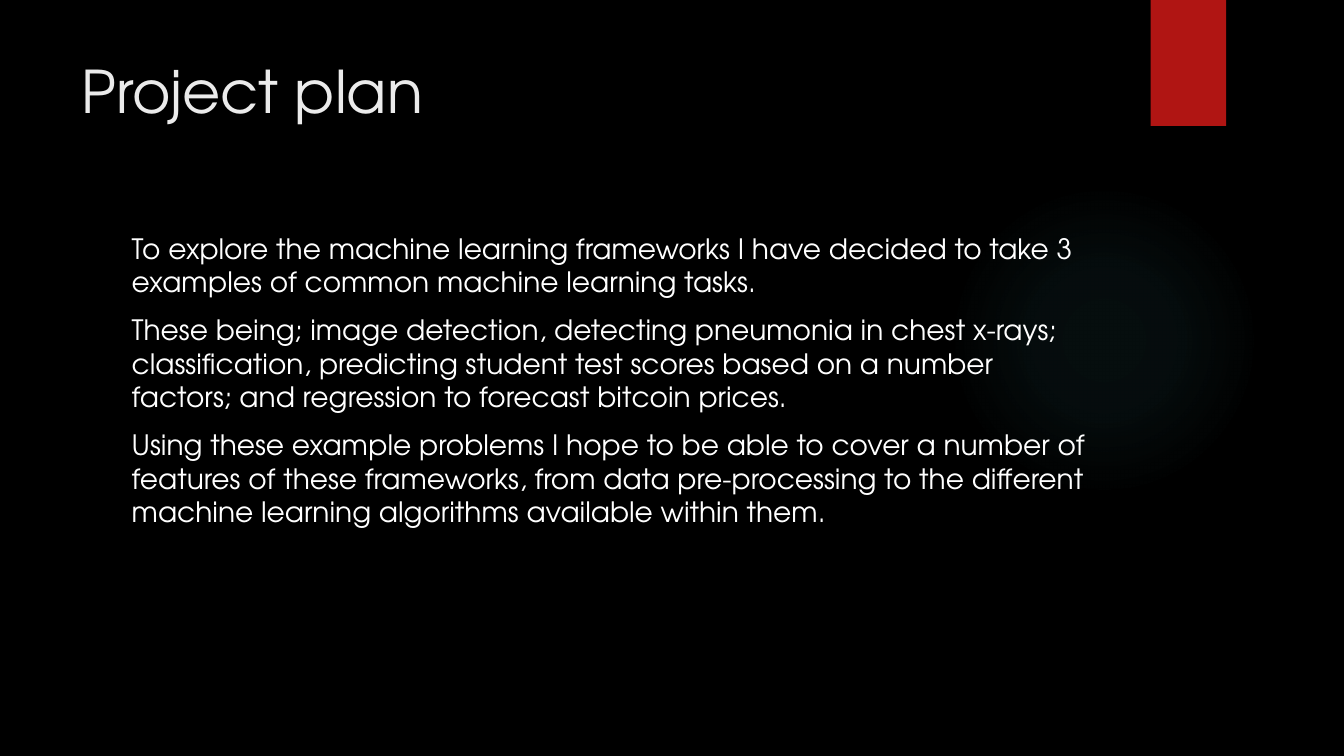
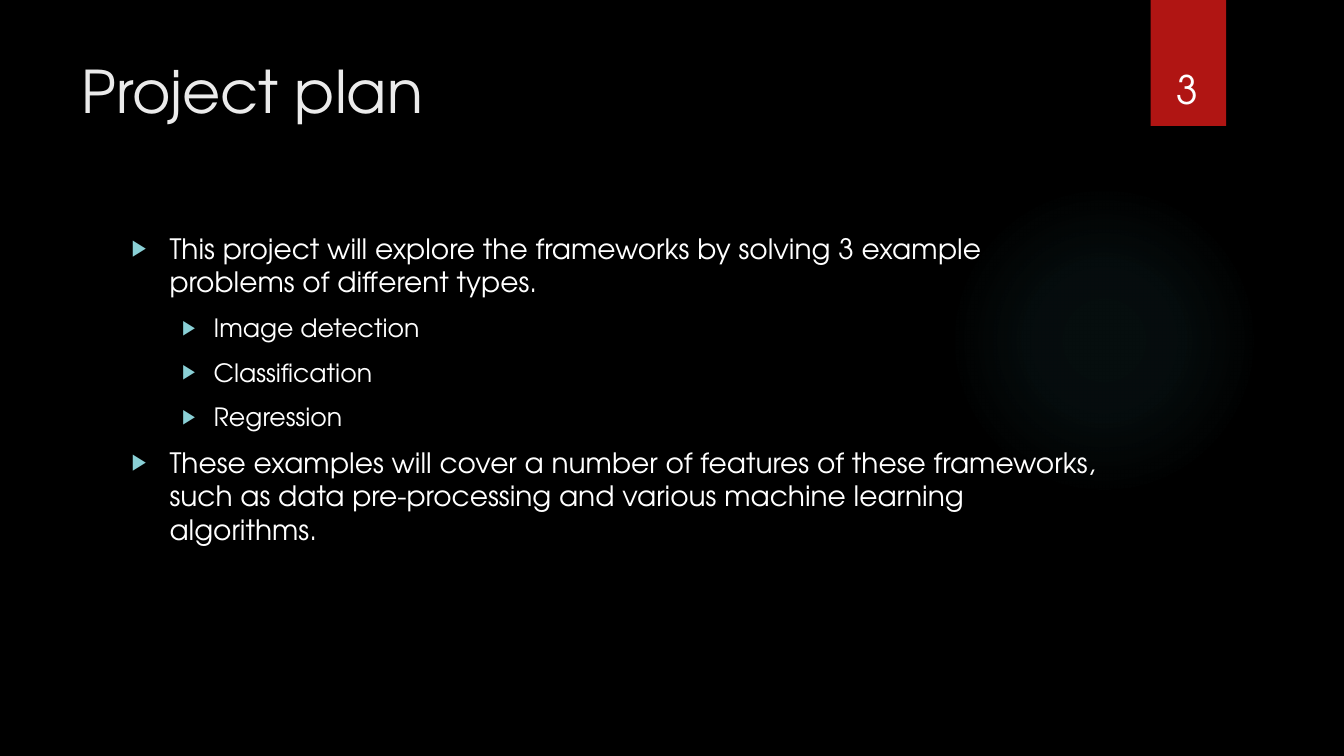
Before and after one commit to BladesOfBaconIV/finalYearProject, a slide deck: slide 3 of documents/interim-presentation/Machine Learning Using Python Frameworks.pptx. Drawn at 1344x756 pixels with LibreOffice and Linux fonts; fonts in the diff are those of the drawing; background and template pictures are left out. Boxes give left, top, right and bottom in pixels: in the first picture for what was removed or moved away, otherwise in the second. Text is boxed around its words. In the diff, an @@ line names an element or a change of style, - is before the commit and + after.

Commit message:
Final version of presentation

```diff
--- a/documents/interim-presentation/Machine Learning Using Python Frameworks.pptx
+++ b/documents/interim-presentation/Machine Learning Using Python Frameworks.pptx
@@ page number added at (1177,74,1199,105), 28 pt, text #FFFFFF @@
+3
@@ text at (170,238,1096,546): text changed @@
-To explore the machine learning frameworks I have decided to take 3 examples of common machine learning tasks.
-These being; image detection, detecting pneumonia in chest x-rays; classification, predicting student test scores based on a number factors; and regression to forecast bitcoin prices.
-Using these example problems I hope to be able to cover a number of features of these frameworks, from data pre-processing to the different machine learning algorithms available within them.
+▶ This project will explore the frameworks by solving 3 example problems of different types.
+  ▶ Image detection
+  ▶ Classification
+  ▶ Regression
+▶ These examples will cover a number of features of these frameworks, such as data pre-processing and various machine learning algorithms.
```
Also in this commit, not shown: 7 other slides changed, 2 slides added, 1 other file.
